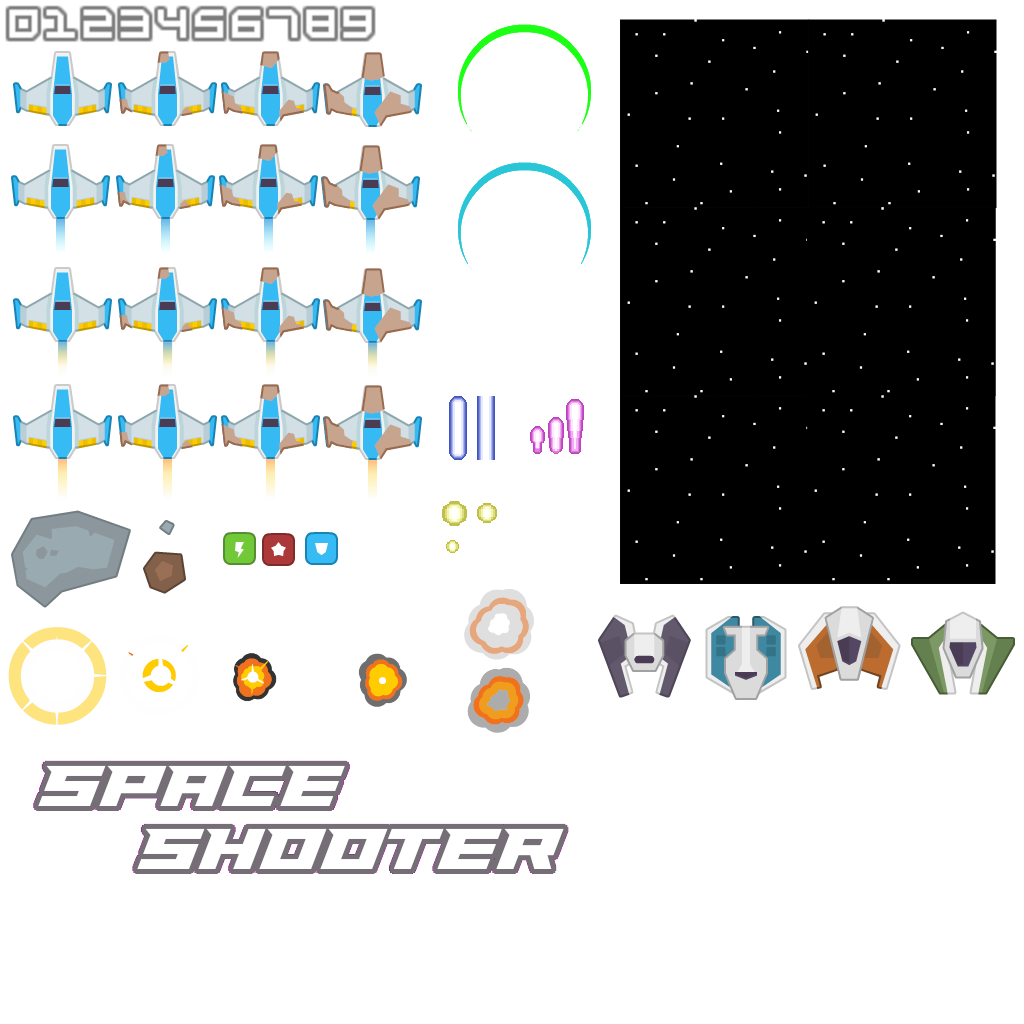
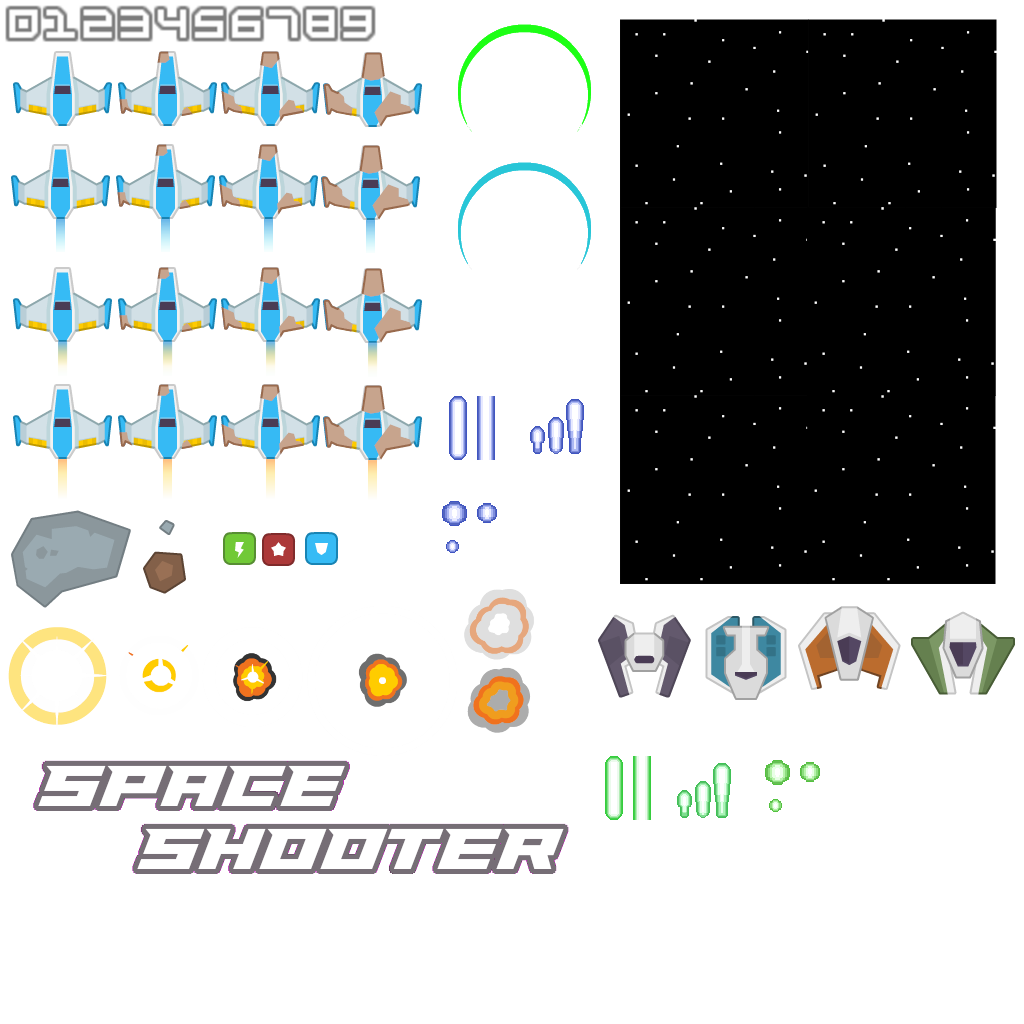
The second 1024×1024 image is a revision of the first. Changes to its layers:
moved "Missiles" above "Title", painted on it over [442, 399, 820, 820]
